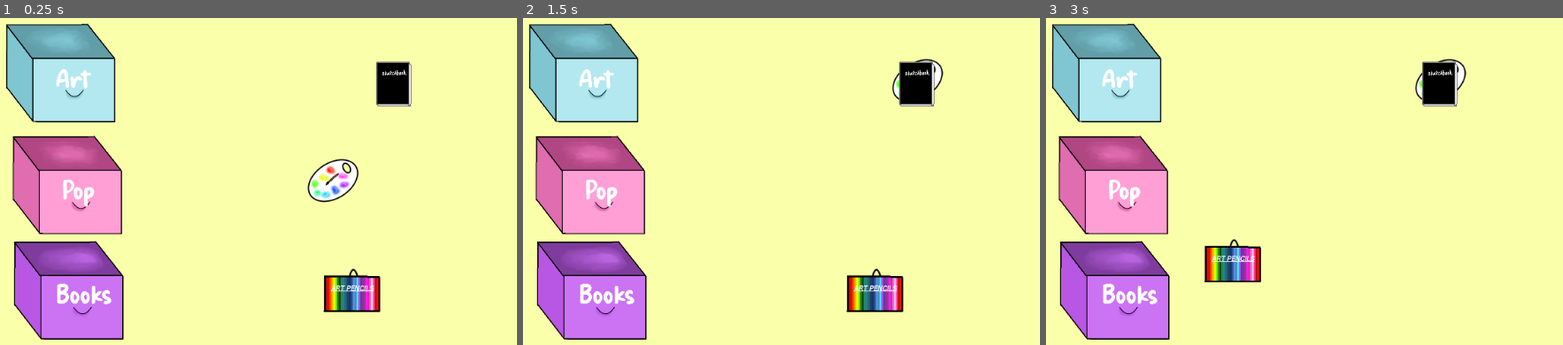
Above: before the commit, frames 1-3 (left to right).
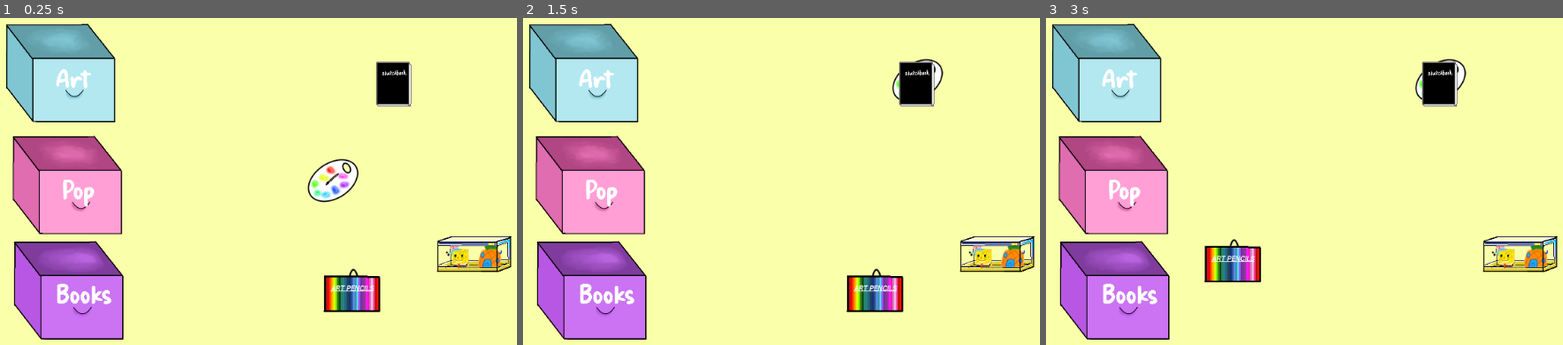
Above: after the commit, the same moments.

Repository: A-Walrus/Jessy
Game: Godot game, scene res://Scenes/Clean Room.tscn
Same seed, same stepped clock (60 frames per second), same inputs: the game is played once before the commit and once after it. This scene is started directly instead of the project's main scene.
Inputs (mouse positions are in pixels of both pictures, inside the frame that each line leads up to):
- Up to frame 1 (0.25 s): no input
- Up to frame 2 (1.5 s): tap Enter at 0.5 s; move the mouse to (853, 181) at 0.52 s; press the mouse at (853, 181) at 0.53 s; tap Space at 1.25 s; move the mouse to (915, 83) at 1.27 s; release the mouse at (915, 83) at 1.28 s; click (915, 83) at 1.35 s
- Up to frame 3 (3 s): tap Enter at 2 s; move the mouse to (1397, 295) at 2.02 s; press the mouse at (1397, 295) at 2.03 s; tap Space at 2.75 s; move the mouse to (1232, 266) at 2.77 s; release the mouse at (1232, 266) at 2.78 s; click (1232, 266) at 2.85 s

The runs differ from the first frame. In frame 1, 1.2% of the frame differs, in the area x 84-99%, y 66-78%; in frame 2, 1.2%; in frame 3, 1.2%.

Commit message:
Sponge pop

Diff:
--- a/Jessy/Scenes/Clean Room.tscn
+++ b/Jessy/Scenes/Clean Room.tscn
@@ -8,6 +8,7 @@
 [ext_resource path="res://Art/Temp/JESSY.ART2.png" type="Texture" id=6]
 [ext_resource path="res://Art/Temp/JESSY.ART1.png" type="Texture" id=7]
 [ext_resource path="res://goldie_boxing/font.tres" type="DynamicFont" id=8]
+[ext_resource path="res://Art/Temp/JESSY.POP1.png" type="Texture" id=9]
 
 [sub_resource type="RectangleShape2D" id=1]
 extents = Vector2( 208.779, 180.696 )
@@ -20,6 +21,9 @@
 
 [sub_resource type="RectangleShape2D" id=4]
 extents = Vector2( 152.294, 102.2 )
+
+[sub_resource type="RectangleShape2D" id=5]
+extents = Vector2( 183.676, 101.954 )
 
 [node name="Clean Room" type="Node"]
 script = ExtResource( 1 )
@@ -86,6 +90,7 @@
 
 [node name="Pop" type="Area2D" parent="."]
 script = ExtResource( 3 )
+a = [ NodePath("../sponge") ]
 
 [node name="CollisionShape2D" type="CollisionShape2D" parent="Pop"]
 position = Vector2( -549.791, 0 )
@@ -159,6 +164,27 @@
 __meta__ = {
 "_edit_lock_": true
 }
+
+[node name="sponge" type="KinematicBody2D" parent="."]
+position = Vector2( 375.081, 248.921 )
+scale = Vector2( 0.75, 0.75 )
+input_pickable = true
+script = ExtResource( 2 )
+
+[node name="JESSYART1" type="Sprite" parent="sponge"]
+position = Vector2( 661.855, 31.8946 )
+scale = Vector2( 0.5, 0.5 )
+texture = ExtResource( 9 )
+__meta__ = {
+"_edit_lock_": true
+}
+
+[node name="CollisionShape2D" type="CollisionShape2D" parent="sponge"]
+position = Vector2( 720.213, 20.7256 )
+shape = SubResource( 5 )
+__meta__ = {
+"_edit_lock_": true
+}
 [connection signal="body_shape_entered" from="Art" to="." method="_on_Art_body_shape_entered"]
 [connection signal="body_shape_entered" from="Pop" to="." method="_on_Pop_body_shape_entered"]
 [connection signal="body_shape_entered" from="Books" to="." method="_on_Books_body_shape_entered"]
Binary file added: Jessy/Art/Temp/JESSY.POP1.png
Not shown, added: Jessy/Art/Temp/JESSY.POP1.png.import
Not shown: 1 places in Jessy/Scenes/Clean Room.tscn that only renumber resources
Not shown: 1 places in Jessy/goldie_boxing/font.tres that only renumber resources
